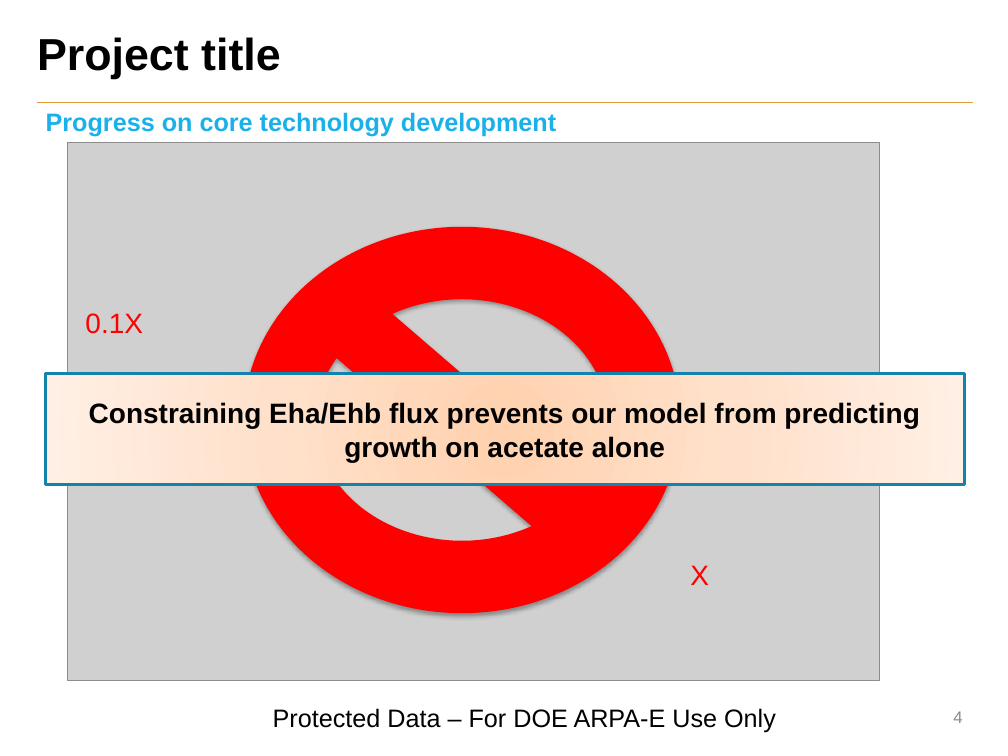
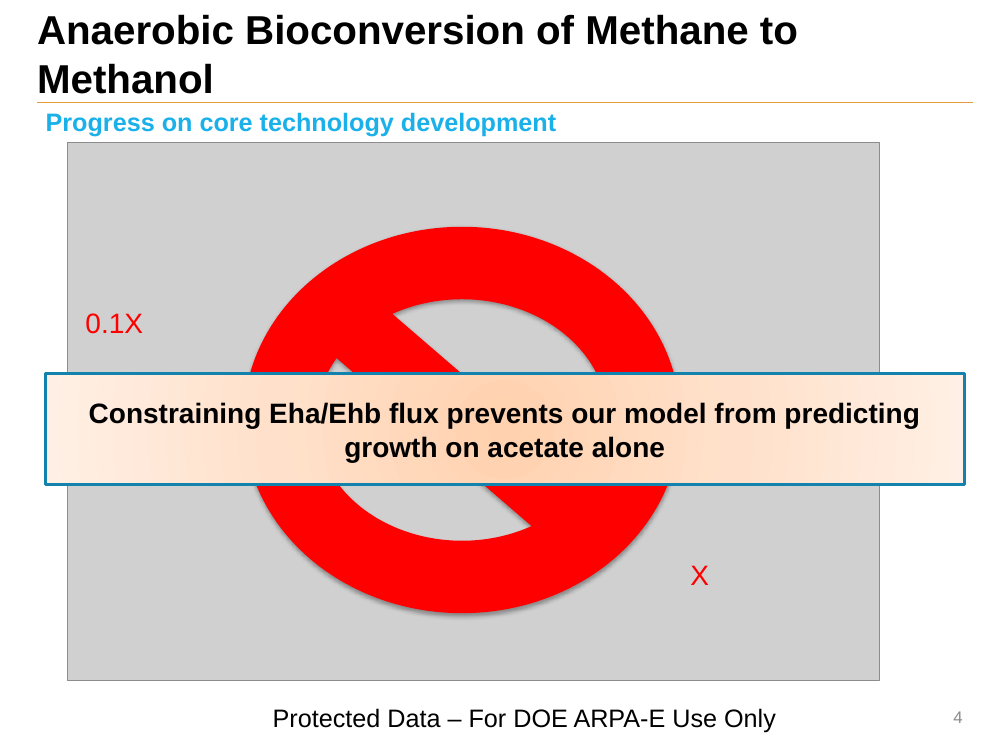
Before and after one commit to marichards/methanococcus, a slide deck: slide 4 of Reports/2016_01_summit.pptx. Drawn at 1008x756 pixels with LibreOffice and Linux fonts; fonts in the diff are those of the drawing; grey boxes stand for pictures; background and template pictures are left out. Boxes give left, top, right and bottom in pixels: in the first picture for what was removed or moved away, otherwise in the second. Text is boxed around its words. In the diff, an @@ line names an element or a change of style, - is before the commit and + after.

```diff
--- a/Reports/2016_01_summit.pptx
+++ b/Reports/2016_01_summit.pptx
@@ title at [37,14,798,94]: text changed; size 32 to 28.8 pt @@
-Project title
+Anaerobic Bioconversion of Methane to Methanol
```
Also in this commit, not shown: 4 other slides changed, 2 slides added, 1 slide removed, 3 other files.
